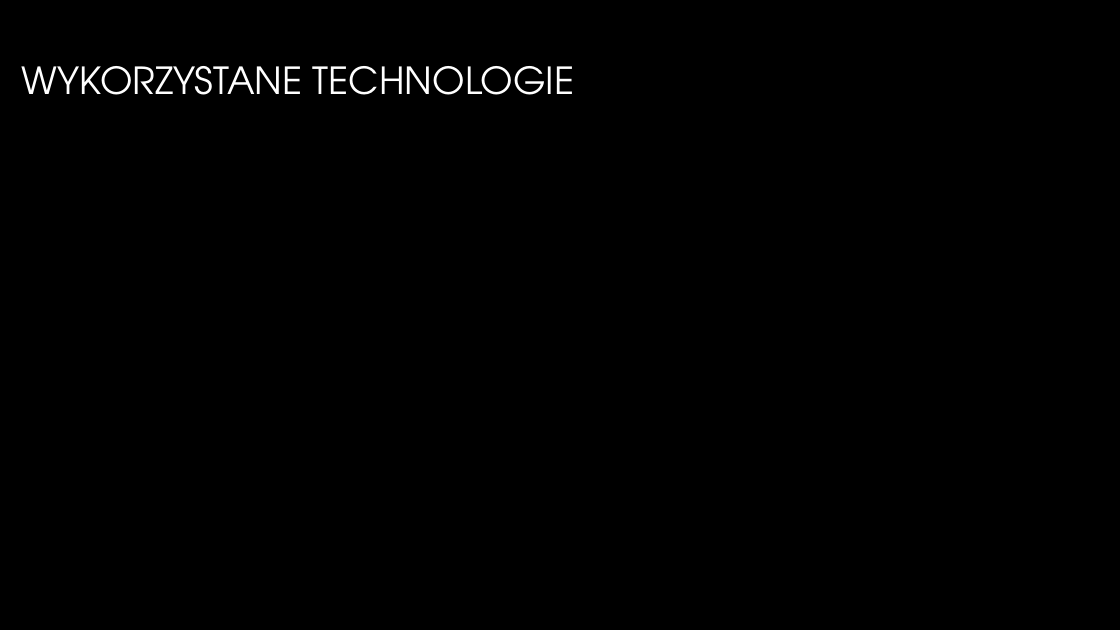
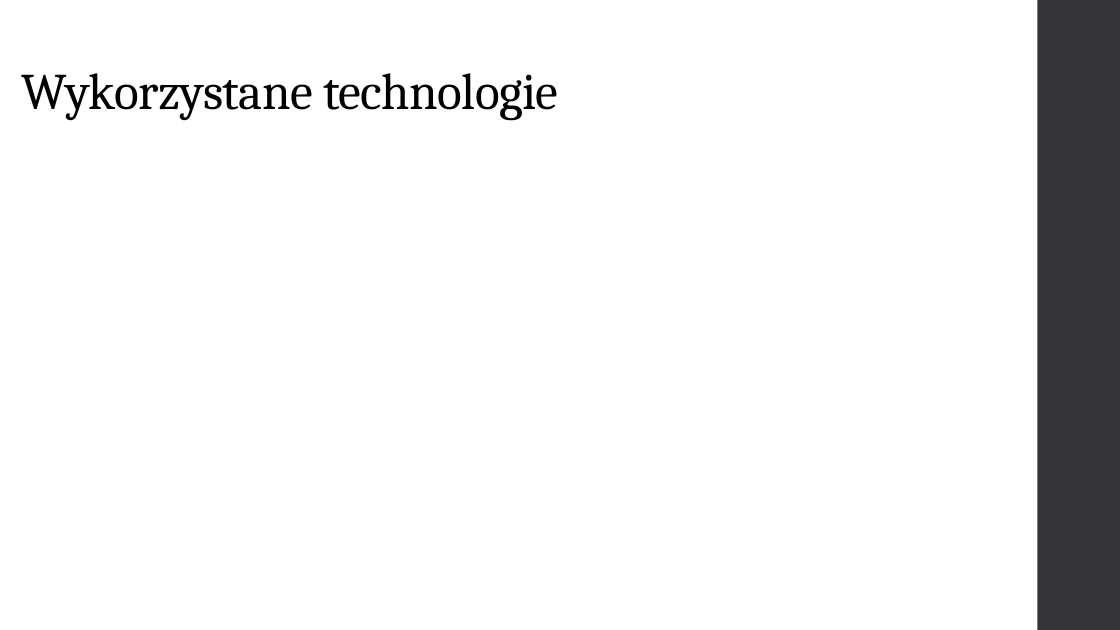
Before and after one commit to GlitchedGuest/PracaInzynieryjska, a slide deck: slide 13 of PrezentacjaAndrzejParuch.pptx. Drawn at 1120x630 pixels with LibreOffice and Linux fonts; fonts in the diff are those of the drawing; background and template pictures are left out. Boxes give left, top, right and bottom in pixels: in the first picture for what was removed or moved away, otherwise in the second. Text is boxed around its words. In the diff, an @@ line names an element or a change of style, - is before the commit and + after.

```diff
--- a/PrezentacjaAndrzejParuch.pptx
+++ b/PrezentacjaAndrzejParuch.pptx
@@ background picture (left out) to #FFFFFF @@
@@ rectangle added at (1038, 0, 1120, 630), fill #353537 @@
@@ title "Wykorzystane technologie" at (22, 73, 558, 121): vertical alignment middle to bottom @@
@@ title at (22, 73, 558, 121): text changed; size 32 to 44 pt; font TeX Gyre Adventor to Cambria; text colour gradient #FFFFFF to #A6A6A6 to #000000 @@
-WYKORZYSTANE TECHNOLOGIE
+Wykorzystane technologie
```
Also in this commit, not shown: 12 other slides changed.
